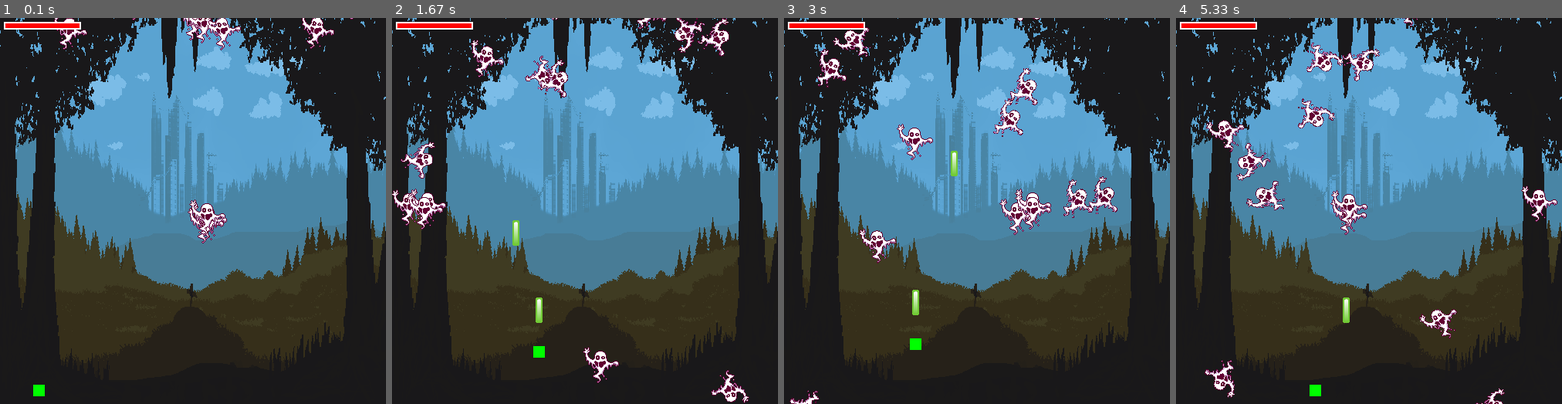
Above: before the commit, frames 1-4 (left to right).
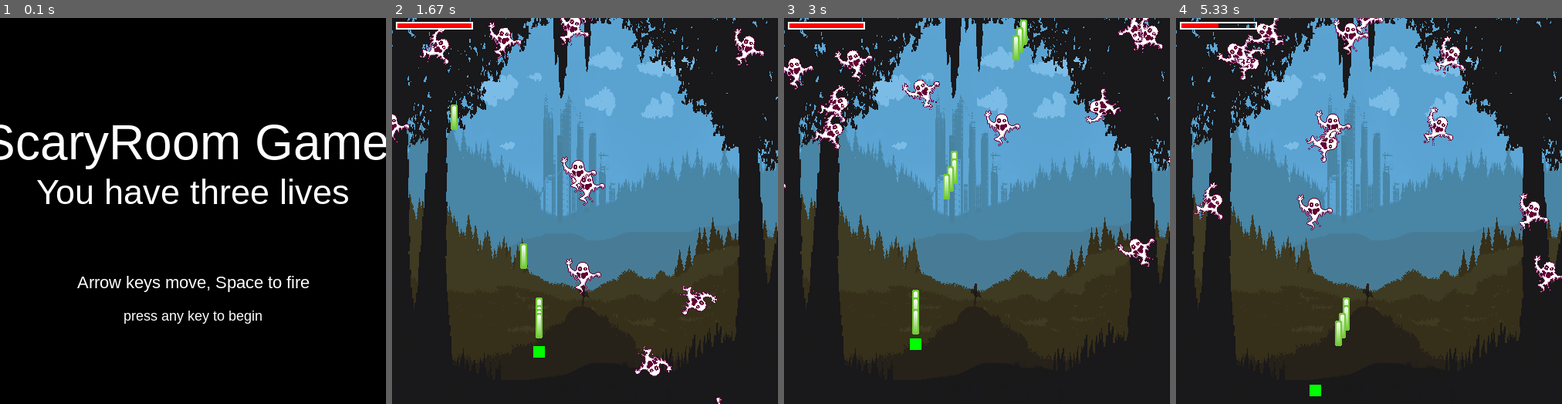
Above: after the commit, the same moments.

Repository: twzh1234/ScaryRoomGame
Game: pygame game, started from Level3.py
Same seed, same stepped clock (60 frames per second), same inputs: the game is played once before the commit and once after it.
Inputs:
- Up to frame 1 (0.1 s): no input
- Up to frame 2 (1.67 s): tap Space at 0.33, 0.67, 1.07, 1.37, 1.57 s; hold Right 1-1.47 s; hold Up from 1.5 s (still down)
- Up to frame 3 (3 s): release Up at 1.8 s; hold Right 1.83-2.3 s; tap Space at 1.9, 2.2, 2.4, 2.7, 2.97 s; hold Left 2.33-2.87 s; hold Down from 2.9 s (still down)
- Up to frame 4 (5.33 s): release Down at 3.2 s; hold Left 3.23-3.63 s; tap Space at 3.3, 3.6, 3.73, 4.13, 4.43, 4.8, 5.2 s; hold Up 3.67-4.03 s; hold Right 4.07-4.7 s; hold Down 4.73-5.1 s; hold Left from 5.13 s (still down)

The runs differ from the first frame. In frame 1, 100% of the frame differs, in the area x 0-100%, y 0-100%; in frame 2, 6.4%; in frame 3, 6.7%; in frame 4, 7.3%.

Commit message:
Add shield bar

Diff:
--- a/Level3.py
+++ b/Level3.py
@@ -23,6 +23,47 @@
     all_sprites.add(m)
     Ghosts.add(m)
 
+font_name = pygame.font.match_font('arial')
+def draw_text(surface, text, size, x, y):
+    font = pygame.font.Font(font_name,size)
+    text_surface = font.render(text,True,white)
+    text_rect = text_surface.get_rect()
+    text_rect.midtop = (x,y)
+    surface.blit(text_surface,text_rect)
+
+
+def show_go_screen():
+    draw_text(screen, "you die",64 , width/2, height /4)
+    draw_text(screen, "Esc to quit",22,width/2, width/2)
+    draw_text(screen,"press a key to restart", 18, width/2,height*3/4)
+    pygame.display.flip()
+    waiting = True
+    while waiting:
+        clock.tick(FPS)
+        for event in pygame.event.get():
+            if event.type == pygame.QUIT:
+                pygame.quit()
+                if event.type == pygame.K_ESCAPE:
+                    pygame.quit()
+            if event.type == pygame.KEYUP:
+                waiting = False
+
+def show_begin_screen():
+    draw_text(screen, "ScaryRoom Game!",64 , width/2, height /4)
+    draw_text(screen, "You have three lives", 45, width / 2, 200)
+    draw_text(screen, "Arrow keys move, Space to fire",22,width/2, width/2 + 80)
+    draw_text(screen,"press any key to begin", 18, width/2,height*3/4)
+    pygame.display.flip()
+    waiting = True
+    while waiting:
+        clock.tick(FPS)
+        for event in pygame.event.get():
+            if event.type == pygame.QUIT:
+                pygame.quit()
+            if event.type == pygame.K_ESCAPE:
+                pygame.quit()
+            if event.type == pygame.KEYUP:
+                waiting = False
 def draw_shield_bar(surface,x,y,pect):
     if pect < 0:
         pect = 0
@@ -48,8 +89,17 @@
         self.speedx = 0
         self.speedy = 0
         self.shield = 100
+        self.shoot_delay = 250
+        self.last_shot = pygame.time.get_ticks()
+        self.lives = 3
+        self.hidden = False
+        self.hide_timer = pygame.time.get_ticks()
 
     def update(self):
+        # unhide if hidden
+        #if self.hidden and pygame.time.get_ticks() - self.hide_timer > 3000:
+            #self.hidden = False
+            #self.rect.bottom = height - 10
         self.speedx = 0
         self.speedy = 0
         keystate = pygame.key.get_pressed()
@@ -61,6 +111,8 @@
             self.speedy = -5
         if keystate[pygame.K_DOWN]:
             self.speedy = 5
+        if keystate[pygame.K_SPACE]:
+            self.shoot()
         self.rect.x += self.speedx
         self.rect.y += self.speedy
         if self.rect.right > width:
@@ -72,10 +124,18 @@
         if self.rect.top < 0:
             self.rect.top = 0
     def shoot(self):
+        now = pygame.time.get_ticks()
+        if now - self.last_shot > self.shoot_delay:
+            self.last_shot = now
         bullet = Bullet(self.rect.centerx,self.rect.top)
         all_sprites.add(bullet)
         bullets.add(bullet)
 
+    def hide(self):
+        # hide the player temporarily
+        self.hidden = True
+        self.hide_timer = pygame.time.get_ticks()
+        self.rect.center = (50, 490)
 class Enemy(pygame.sprite.Sprite):
     # sprite for player
     def __init__(self):
@@ -83,7 +143,8 @@
         self.image = pygame.image.load(os.path.join(img_folder,"Ghost2.png")).convert()
         self.image.set_colorkey(black)
         self.rect = self.image.get_rect()
-        self.rect.center = (width / 2, height / 2)
+        self.radius = int(self.rect.width * 0.8 / 2)
+        self.rect.center = (-20, random.randrange(100,400))
         self.y_speed = random.randrange(1,6)
 
     def update(self):
@@ -169,25 +230,33 @@
 Bullets = pygame.image.load(os.path.join(img_folder, "laserGreen.png")).convert()
 
 
-all_sprites = pygame.sprite.Group()
-bullets = pygame.sprite.Group()
-Enemys = pygame.sprite.Group()
-Ghosts = pygame.sprite.Group()
-player = Player()
-all_sprites.add(player)
-
-for i in range(10):
-    newGhost()
-
-for j in range(3):
-    k = Enemy()
-    Enemys.add(k)
-    all_sprites.add(k)
+
+game_not_start = True
+game_over =True
 # game loop
 
 running = True
 
 while running:
+    if game_not_start:
+        show_begin_screen()
+        game_not_start = False
+
+        all_sprites = pygame.sprite.Group()
+        bullets = pygame.sprite.Group()
+        Enemys = pygame.sprite.Group()
+        Ghosts = pygame.sprite.Group()
+        player = Player()
+        all_sprites.add(player)
+
+        for i in range(10):
+            newGhost()
+
+        for j in range(3):
+            k = Enemy()
+            Enemys.add(k)
+            all_sprites.add(k)
+
     clock.tick(FPS)
     for event in pygame.event.get():
         if event.type == pygame.QUIT:
@@ -216,7 +285,23 @@
         player.shield -= hit.radius*2
         newGhost()
         if player.shield <= 0:
-            running = False
+            player.hide()
+            player.lives -= 1
+            player.shield = 100
+
+    hits3 = pygame.sprite.spritecollide(player, Enemys, True, pygame.sprite.collide_circle)
+    for hit in hits3:
+        player.shield -= hit.radius * 2
+        newGhost()
+        if player.shield <= 0:
+            player.hide()
+            player.lives -= 1
+            player.shield = 100
+    if player.lives == 0:
+        game_over = True
+        show_go_screen()
+        game_not_start = True
+
 
     screen.fill(darkred)
     screen.blit(background,background_rect)
